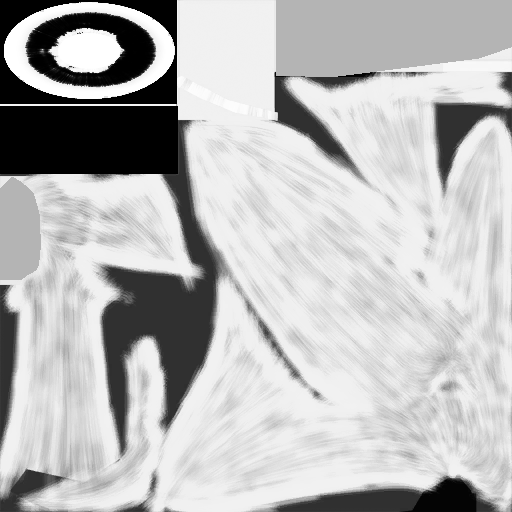
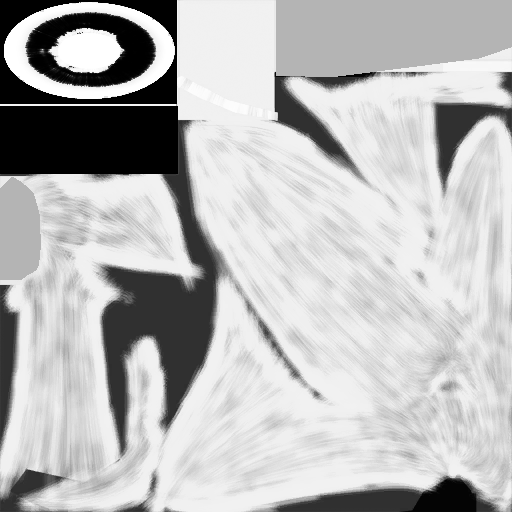
Layer changes from the first 512 x 512 image to the second:
painted on "EverythingElse" over <box>497,294,512,478</box>
